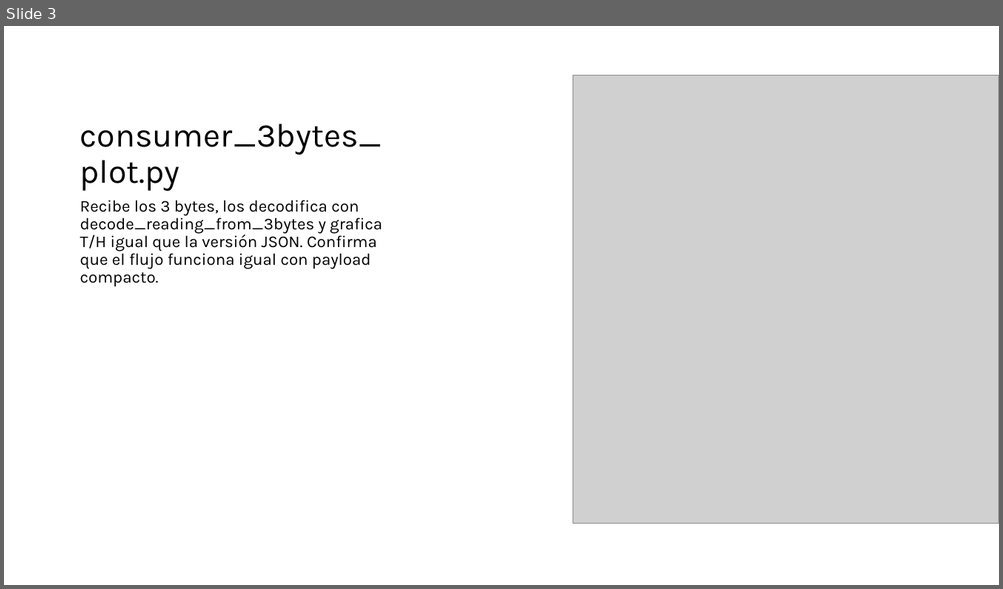
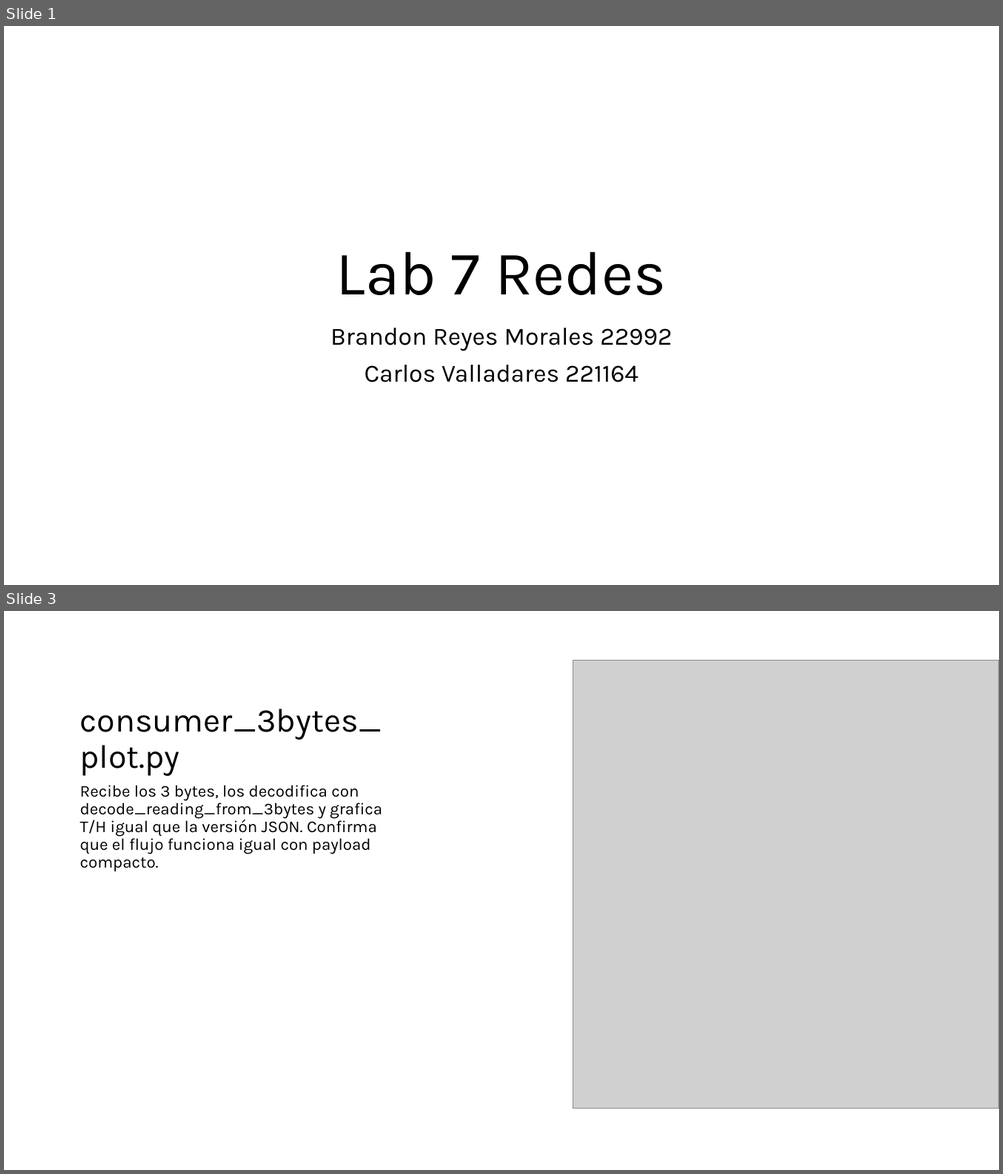
Before and after one commit to BrandonReyes0609/Lab7-Redes, a slide deck: evidencia-presentaacion.pptx. Shown one above the other, each under a label of ours: slide 3 before the commit, slides 1 and 3 after it; the slides between them are not shown. The pictures are 1003x589 and 1003x1174 pixels, drawn with LibreOffice and Linux fonts; fonts in the diff are those of the drawing; grey boxes stand for pictures. Boxes give left, top, right and bottom in pixels: in the first picture for what was removed or moved away, otherwise in the second. Text is boxed around its words. In the diff, an @@ line names an element or a change of style, - is before the commit and + after.

```diff
--- a/evidencia-presentaacion.pptx
+++ b/evidencia-presentaacion.pptx
@@ slide 1 added at (4, 26, 999, 585), background #FFFFFF @@
@@ title added at (336, 252, 666, 295), 60 pt, text #000000 @@
+Lab 7 Redes
@@ subtitle added at (330, 328, 671, 383), 24 pt, text #000000 @@
+Brandon Reyes Morales 22992
+Carlos Valladares 221164
```
Also in this commit, not shown: 2 slides changed, 2 other slides added, 1 slide removed, 1 other file.
